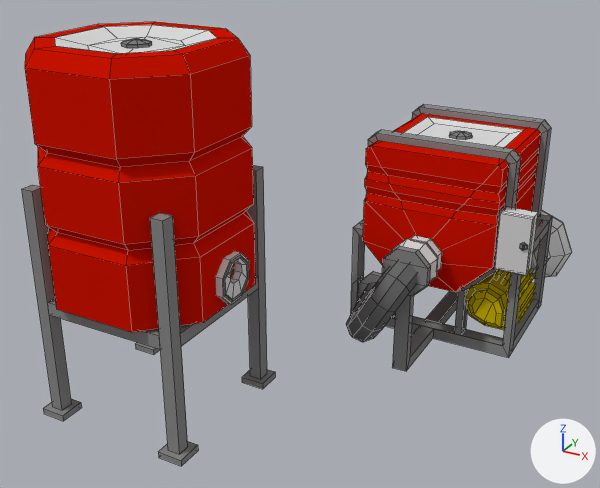
Two versions of the Blender file crops/farm/bricks/tanksnstuff.blend, one commit apart.
Camera for both pictures: a 50 mm lens placed at (8.6, -21.5, 15.1), pointed at (-3.7, 0.9, 3.8). Arrows for +X, +Y and +Z are at lower right; the lights stay in place. Mesh edges are drawn as thin lines. Objects named as collision shapes, trigger or cutter boxes, shadow casters or lower levels of detail are left out.

The scene before the commit, as lines of its bpy script (objects in view):
```python
ob_largewatertank = bpy.data.objects.new('largeWaterTank', me_cube_011)
ob_largewatertank.location = (-6.0, -4.0, 1.4)
ob_medtankpump = bpy.data.objects.new('medTankPump', me_cylinder_001)
ob_medtankpump.location = (0.0, 8.94, 4.67)
ob_medtankpump.rotation_euler = (1.571, 1.571, 0.0)  # degrees (90, 90, 0)
ob_medwatertank = bpy.data.objects.new('medWaterTank', me_cube_003)
ob_medwatertank.location = (0.0, 7.0, 3.8)
```
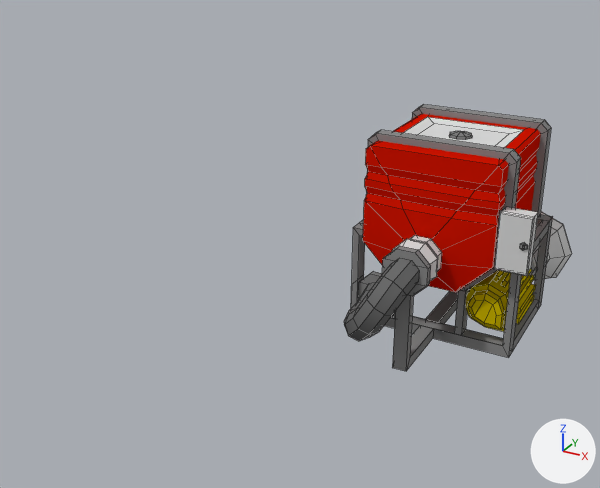
Commit message: Update medium tank pump

Pixel boxes (x1, y1, x2, y2) of what changed, in the pictures (600 x 488 px; the box of a moved part takes in the faces that stretch with it):
'largeWaterTank', hidden
    before: (22, 22, 275, 466)
'medTankPump', reshaped, moved
    before: (346, 207, 572, 371)
    after: (344, 207, 572, 371)
part 1 of me_cylinder_001, moved or reshaped
    before: (466, 210, 572, 330)
    after: (466, 211, 572, 332)
part 2 of me_cylinder_001, moved or reshaped
    before: (346, 260, 417, 342)
    after: (344, 258, 419, 341)
part 3 of me_cube_003, cut back
    both: (366, 107, 548, 335)

What changed in the scene script:
```text
Change me_cube_003:
    used by ob_medwatertank; location = (0.0, 7.0, 3.8)
    remove me_cube_003.from_pydata(...)  # 424 vertices, 356 faces; spans x -3.0..3.0, y -4.93..1.94, z -3.8..3.41
    add me_cube_003.from_pydata(...)  # 418 vertices, 352 faces; spans x -3.0..3.0, y -4.93..1.94, z -3.8..3.41
    me_cube_003 part 3
    6 vertices are removed from x 1.02..1.27, y -3.5..-3.0, z -3.4..-1.67
    7 faces are deleted
    8 vertices in x 2.18..2.31, y -3.5..1.0, z 3.05..3.18 move by (-0.15, 0.0, -0.13)
    8 vertices in x -2.31..-2.18, y -3.5..1.0, z 3.05..3.18 move by (0.15, 0.0, -0.13)
    4 vertices in x -2.31, y -3.5..1.0, z -0.29 move by (0.15, 0.0, 0.1)
    4 vertices in x 1.15, y -3.5..1.0, z -1.44 move by (-0.07, 0.0, 0.17)
    4 vertices in x -1.16, y -3.5..1.0, z -1.44 move by (0.08, 0.0, 0.17)
    4 vertices in x 2.31, y -3.5..1.0, z -0.29 move by (-0.15, 0.0, 0.1)
    4 vertices move from x -0.12..0.12, y -3.0..0.5, z -1.44 to x -0.12..0.12, y -3.0..0.5, z -1.27
    3 new faces join them, mat_gray25 (grey #898989)
    add me_cube_003.materials.append(mat_trueblack)  # black #000000
Change me_cylinder_001:
    used by ob_medtankpump; location = (0.0, 8.94, 4.67); rotation_euler = (1.571, 1.571, 0.0), in degrees (90, 90, 0)
    remove me_cylinder_001.from_pydata(...)  # 787 vertices, 636 faces, 1 loose edge; spans x -0.84..4.67, y -3.0..3.6, z -2.67..9.11
    remove me_cylinder_001.materials.append(mat_grey_002)  # light grey #dadada
    remove me_cylinder_001.materials.append(mat_black_2_001)  # black #000000
    remove me_cylinder_001.materials.append(mat_gray25_002)  # grey #898989
    add me_cylinder_001.from_pydata(...)  # 787 vertices, 639 faces, 1 loose edge; spans x -0.84..4.67, y -3.0..3.6, z -2.67..9.38
    me_cylinder_001 part 1: 267 vertices moved from x 1.37..4.67, y -1.51..3.6, z -2.67..5.58 to x 1.43..4.67, y -1.51..3.6, z -2.67..5.58; 1 vertex removed from x 3.6, y 2.0, z -1.18; 1 vertex added at x 4.17, y 2.0, z -1.45
    me_cylinder_001 part 2: 48 vertices moved from x 0.59..4.21, y -2.2..0.48, z 7.15..9.11 to x 0.59..4.11, y -2.27..0.48, z 7.19..9.38
Change ob_largewatertank:
    add ob_largewatertank.hide_viewport = True
```
